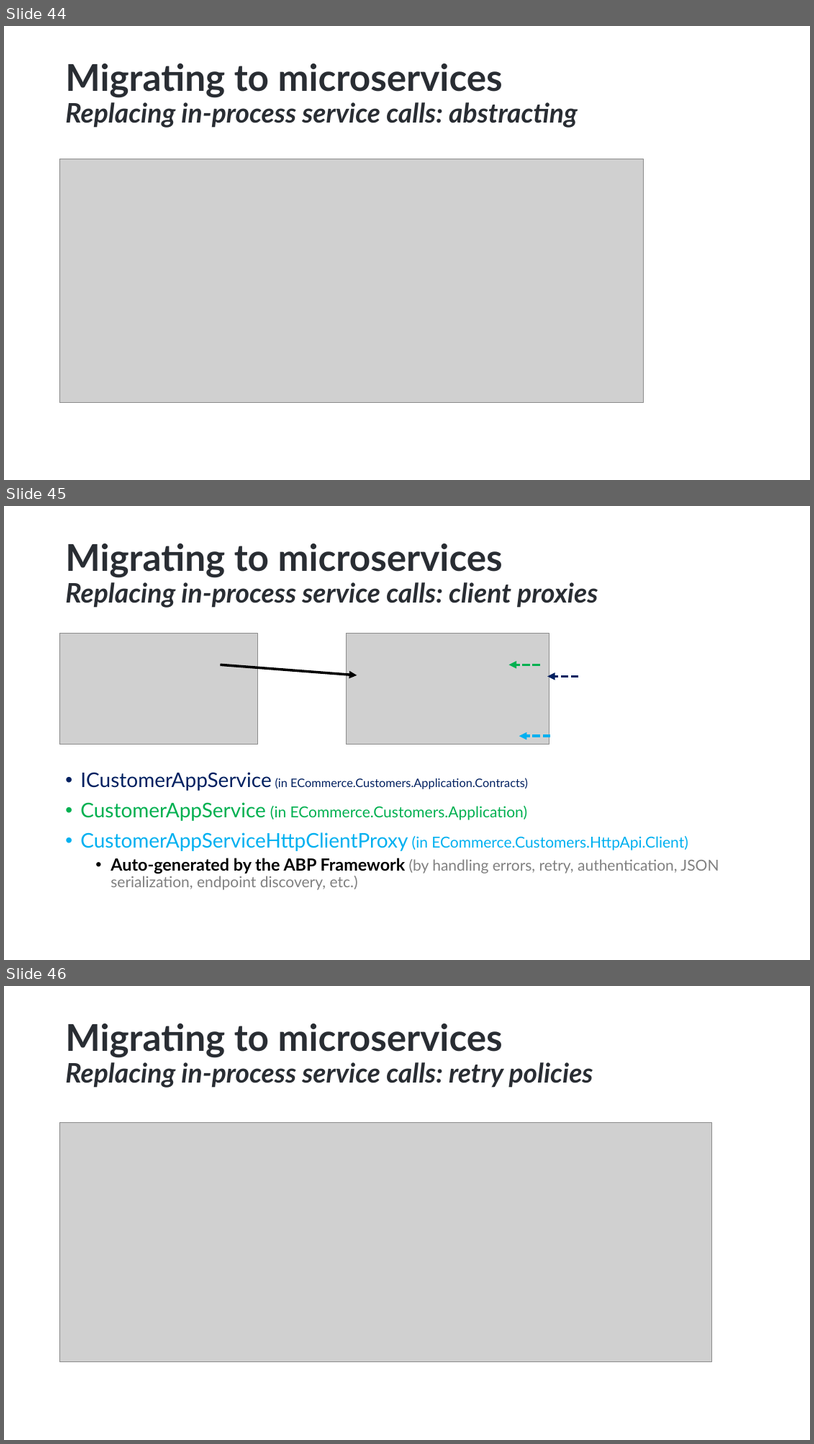
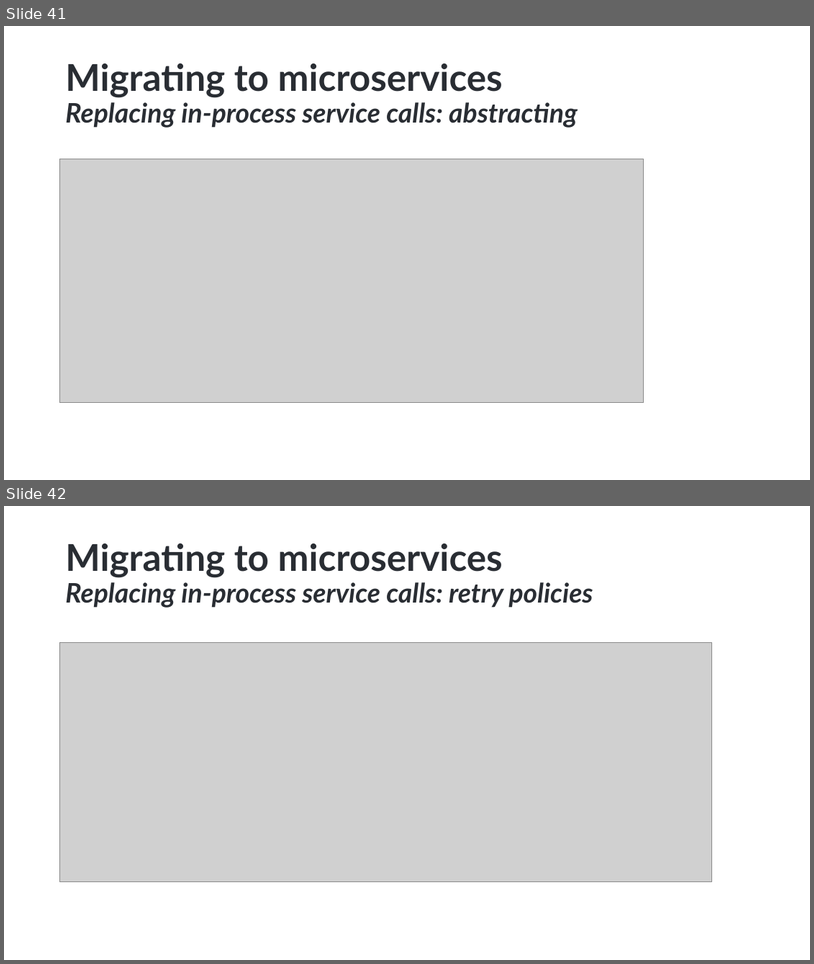
Before and after one commit to hikalkan/presentations, a slide deck: 2025-04-16 Roma Designing Monolith First For Microservices/Monolith First Presentation 1 - short.pptx. Shown one above the other, each under a label of ours: slides 44, 45 and 46 before the commit, slides 41 and 42 after it. The pictures are 814x1444 and 814x964 pixels, drawn with LibreOffice and Linux fonts; fonts in the diff are those of the drawing; grey boxes stand for pictures; background and template pictures are left out. Boxes give left, top, right and bottom in pixels: in the first picture for what was removed or moved away, otherwise in the second. Text is boxed around its words. In the diff, an @@ line names an element or a change of style, - is before the commit and + after.

```diff
--- a/2025-04-16 Roma Designing Monolith First For Microservices/Monolith First Presentation 1 - short.pptx
+++ b/2025-04-16 Roma Designing Monolith First For Microservices/Monolith First Presentation 1 - short.pptx
@@ slide 45 removed at (4, 506, 810, 960), background picture (left out) @@
@@ title removed at (65, 543, 598, 608) @@
-Migrating to microservices
-Replacing in-process service calls: client proxies
@@ picture removed at (59, 633, 258, 744) @@
@@ picture removed at (347, 633, 549, 744) @@
@@ arrow removed from (221, 664) to (358, 675) @@
@@ arrow removed from (540, 664) to (509, 664) @@
@@ arrow removed from (579, 676) to (548, 676) @@
@@ arrow removed from (551, 736) to (520, 736) @@
@@ text removed at (80, 772, 719, 890) @@
-• ICustomerAppService (in ECommerce.Customers.Application.Contracts)
-• CustomerAppService (in ECommerce.Customers.Application)
-• CustomerAppServiceHttpClientProxy (in ECommerce.Customers.HttpApi.Client)
-  • Auto-generated by the ABP Framework (by handling errors, retry, authentication, JSON serialization, endpoint discovery, etc.)
@@ what was slide 44 is now slide 41 @@
@@ what was slide 46 is now slide 42 @@
```
Also in this commit, not shown: 4 slides changed, 4 other slides removed.
